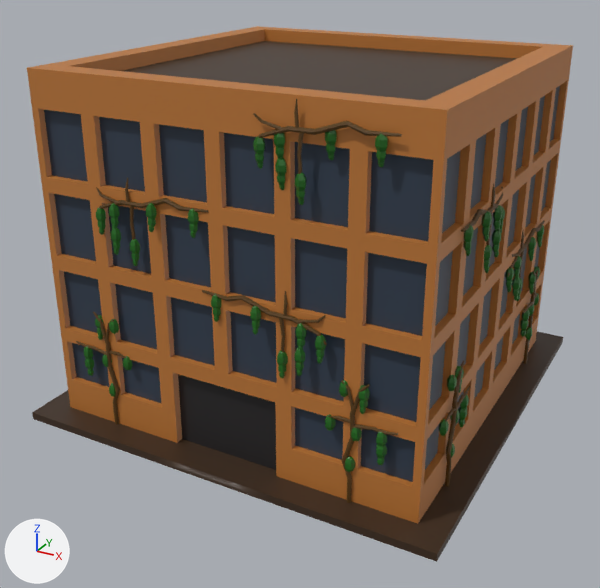
Two versions of the FBX model InvadingNature/Assets/Models/Buildings/building1_stage2.fbx, one commit apart.
Both versions are drawn from a 50 mm camera at (-1.62, -7.6, 4.81) aimed at (-5.6, -0.36, 1.19). Arrows for +X, +Y and +Z are at lower left; the lights stay in place. Where no turn or scale is listed for an object, it has been applied to the vertices.

The first picture shows 'Building1_Stage2'.
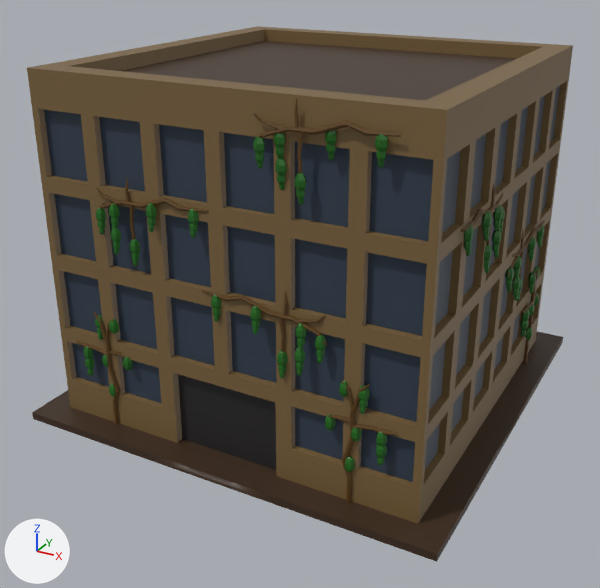
The newer file is also turned or shifted as a whole; pictures and numbers use the older file's frame.

Pixel boxes (x1, y1, x2, y2) of what changed, in the pictures (600 x 588 px):
part 1 of me_cube_004, deleted
    before: (439, 361, 470, 487)
part 2 of me_cube_004, recoloured
    both: (27, 26, 573, 524)

What the commit changed:
Material 'Building2WallColorWeathered' (mat_building2wallcolorweathered) is new.
Its base color is (0.191, 0.12, 0.0452) (brown #79613c).
me_cube_004 is used by ob_building1_stage2; location (-5.53, 0.0, 0.0).
me_cube_004 had 9188 vertices, 9460 faces and spanned x -2.28..2.28, y -2.28..2.28, z 0.0..3.66.
me_cube_004 now has 8824 vertices, 9092 faces and spans x -2.28..2.28, y -2.28..2.28, z 0.0..3.66.
me_cube_004 part 1: 14 loose pieces with 364 vertices, spanning x 1.98..2.08, y -1.62..-0.93, z 0.05..1.32, are deleted.
me_cube_004 part 2: 858 faces spanning x -2.0..2.0, y -2.28..2.28, z 0.0..3.66 switch from mat_wallcolor (orange #bd7736) to mat_building2wallcolorweathered (brown #79613c).
